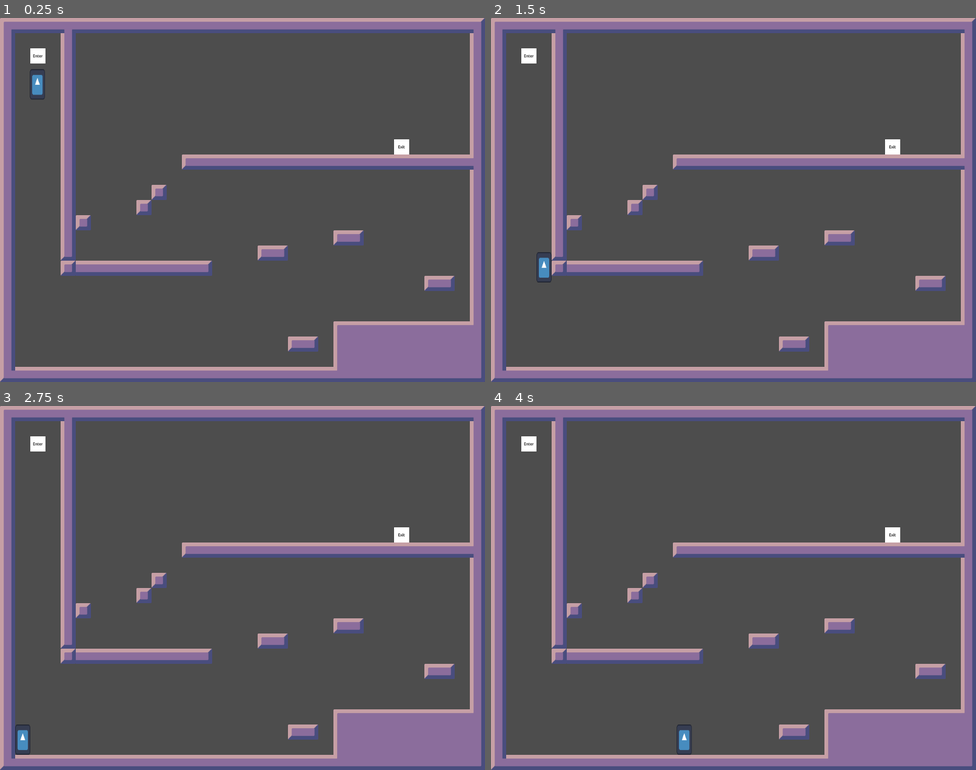
Above: before the commit, frames 1-4 (two rows, left to right).
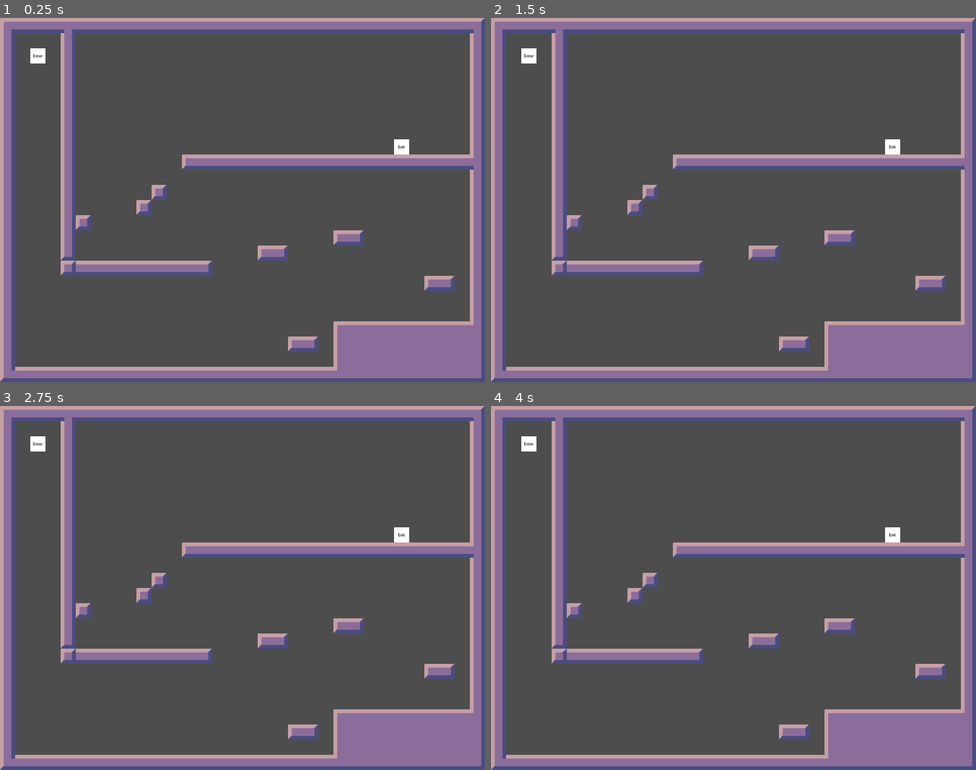
Above: after the commit, the same moments.

Repository: 3k2ng/mj160
Game: Godot game, scene res://scenes/demo.tscn
The game is run twice, just before and just after one commit, with the same random seed, the same clock (stepped at 60 frames per second) and the same inputs. The project has no main scene, so this scene is started directly. The engine's default icon, where the game draws it, is replaced by a stand-in: a white triangle on a blue panel in a dark square.
Inputs:
- Up to frame 1 (0.25 s): no input
- Up to frame 2 (1.5 s): tap Enter (ui_accept) at 0.5, 0.77 s; hold Right (ui_right) from 0.53 s (still down)
- Up to frame 3 (2.75 s): tap Enter (ui_accept) at 1.52 s; release Right (ui_right) at 2.03 s; hold Left (ui_left) from 2.03 s (still down)
- Up to frame 4 (4 s): release Left (ui_left) at 2.78 s; hold Right (ui_right) from 2.78 s (still down); tap Enter (ui_accept) at 3.02, 3.77 s

The runs differ from the first frame. In frame 1, 0.2% of the frame differs, in the area x 6-10%, y 14-23%; in frame 2, 0.2%; in frame 3, 0.2%; in frame 4, 0.2%, in the area x 38-42%, y 87-96%.

Commit message:
Update spawn_position dyanmically
depending on wherever the position of the enter door is in the TileMap

Diff:
--- a/scenes/levels/TEMPLATE.tscn
+++ b/scenes/levels/TEMPLATE.tscn
@@ -1,7 +1,6 @@
-[gd_scene load_steps=4 format=3 uid="uid://bkvcvsl1hmhc4"]
+[gd_scene load_steps=3 format=3 uid="uid://bkvcvsl1hmhc4"]
 
 [ext_resource type="Script" path="res://scenes/levels/level.gd" id="1_0m88g"]
-[ext_resource type="PackedScene" uid="uid://caovab6637y8m" path="res://objects/player.tscn" id="1_6vqo5"]
 [ext_resource type="TileSet" uid="uid://d33cof7vau5yd" path="res://assets/tile_placeholder.tres" id="1_vuh7d"]
 
 [node name="Template" type="Node2D"]
@@ -11,9 +10,6 @@
 anchor_mode = 0
 zoom = Vector2(0.5, 0.5)
 
-[node name="Player" parent="." instance=ExtResource("1_6vqo5")]
-position = Vector2(158, 182)
-
 [node name="TileMap" type="TileMap" parent="."]
 tile_set = ExtResource("1_vuh7d")
 format = 2
--- a/scenes/levels/level.gd
+++ b/scenes/levels/level.gd
@@ -1,6 +1,8 @@
 extends Node2D
 
-@onready var spawn_coords = $Player.position
+signal initialised
+
+var spawn_position : Vector2
 
 # Called when the node enters the scene tree for the first time.
 func _ready():
@@ -10,3 +12,9 @@
 # Called every frame. 'delta' is the elapsed time since the previous frame.
 func _process(delta):
 	pass
+
+
+func _on_tile_map_child_entered_tree(node):
+	if node.is_in_group("enter_door"):
+		spawn_position = node.global_position
+		emit_signal("initialised", spawn_position)
